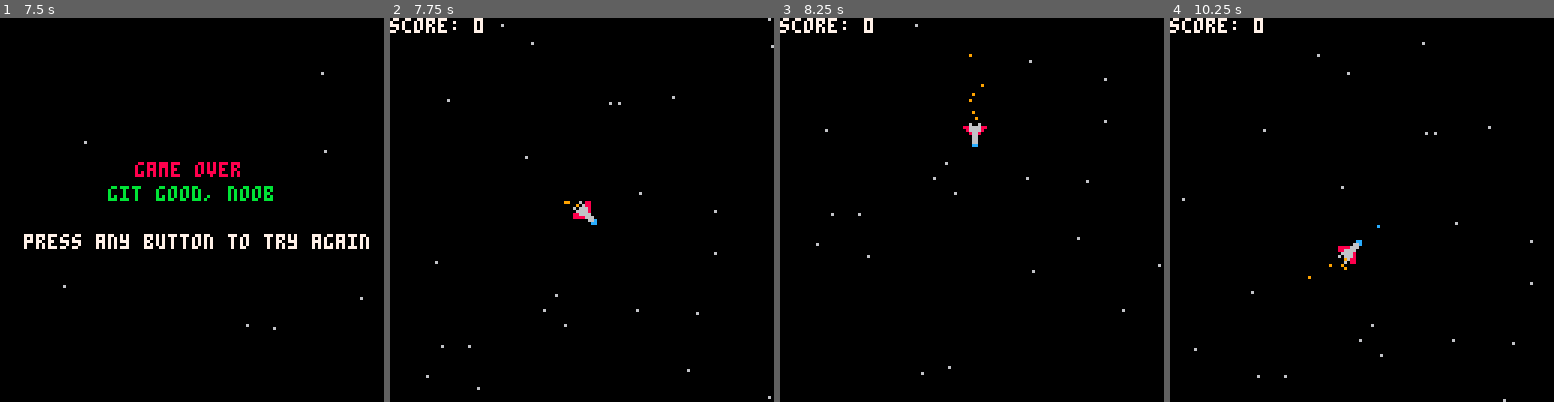
Above: before the commit, frames 1-4 (left to right).
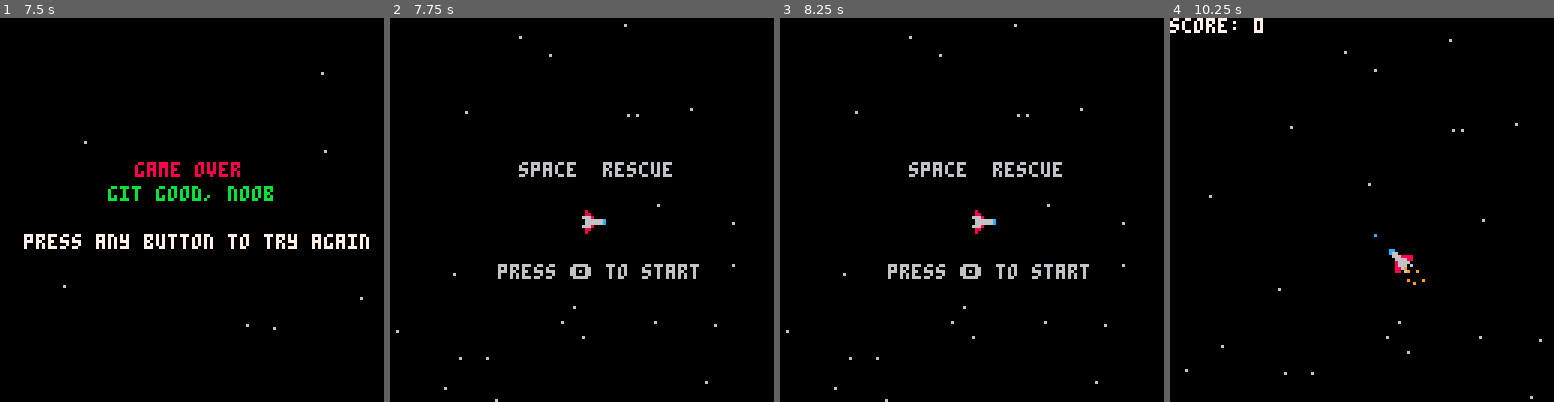
Above: after the commit, the same moments.

Repository: nsatragno/pico8-carts
Game: PICO-8 cartridge space_rescue.p8
The game is run twice, just before and just after one commit, with the same random seed, the same clock (stepped at 60 frames per second) and the same inputs.
Inputs:
- Up to frame 1 (7.5 s): tap O (Z key) at 0.33, 0.7, 1.43, 2.22, 3.1, 3.98, 4.87, 5.75, 6.63 s; hold Left 1.97-2.37 s; hold Down 2.42-2.82 s; hold Right 2.87-3.53 s; hold Up 3.58-4.08 s; hold Right 4.13-4.53 s; hold Down 4.58-5.08 s; hold Left 5.13-5.8 s; hold Up 5.85-6.18 s; hold Left 6.23-6.63 s; hold Down 6.68-7.08 s; hold Right from 7.13 s (still down)
- Up to frame 2 (7.75 s): keep holding Right; tap O (Z key) at 7.52 s
- Up to frame 3 (8.25 s): release Right at 7.8 s; hold Up from 7.85 s (still down)
- Up to frame 4 (10.25 s): release Up at 8.35 s; hold Right 8.4-8.8 s; tap O (Z key) at 8.4, 9.28, 10.17 s; hold Down 8.85-9.35 s; hold Left 9.4-10.07 s; hold Up from 10.12 s (still down)

Frame 1 is identical in both runs. In frame 2, 2.4% of the frame differs, in the area x 0-100%, y 0-100%; in frame 3, 2.5%; in frame 4, 0.8%.

Commit message:
Fix repeating button.

Diff:
--- a/space_rescue.p8
+++ b/space_rescue.p8
@@ -241,14 +241,14 @@
  end
 
  if state == "menu" then
-  if btn(🅾️) then
+  if btnp(🅾️) then
    state = "alive"
   end
   return
  end
 
  if state == "game over" then
-  if btn(🅾️) then
+  if btnp(🅾️) then
    restart()
   end
   return
